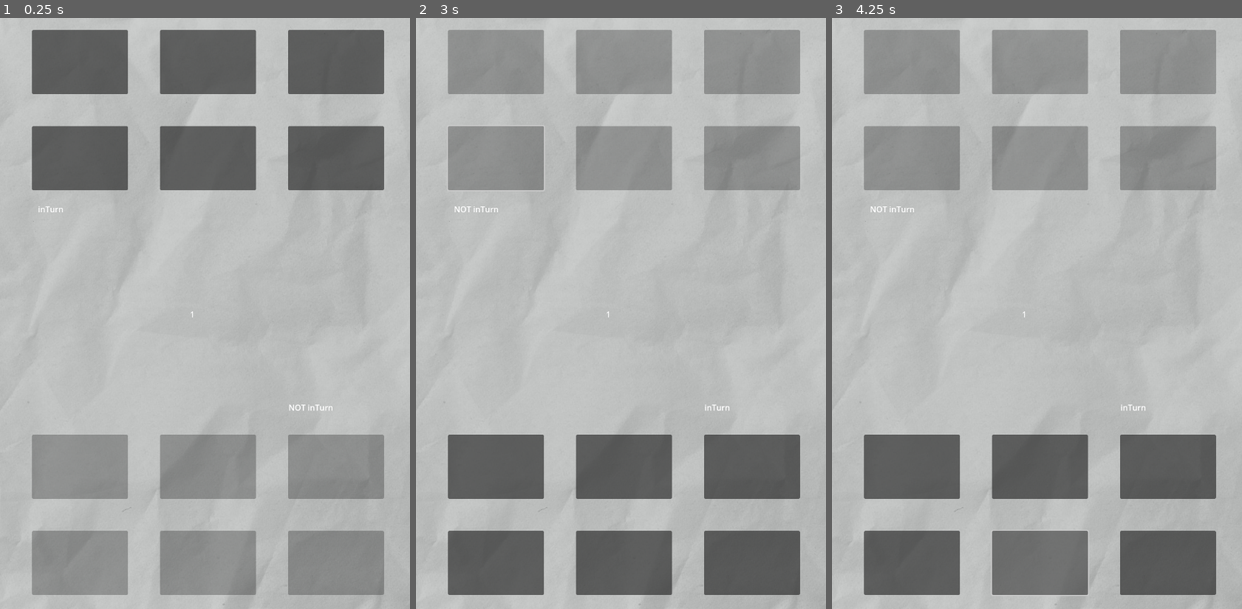
Above: before the commit, frames 1-3 (left to right).
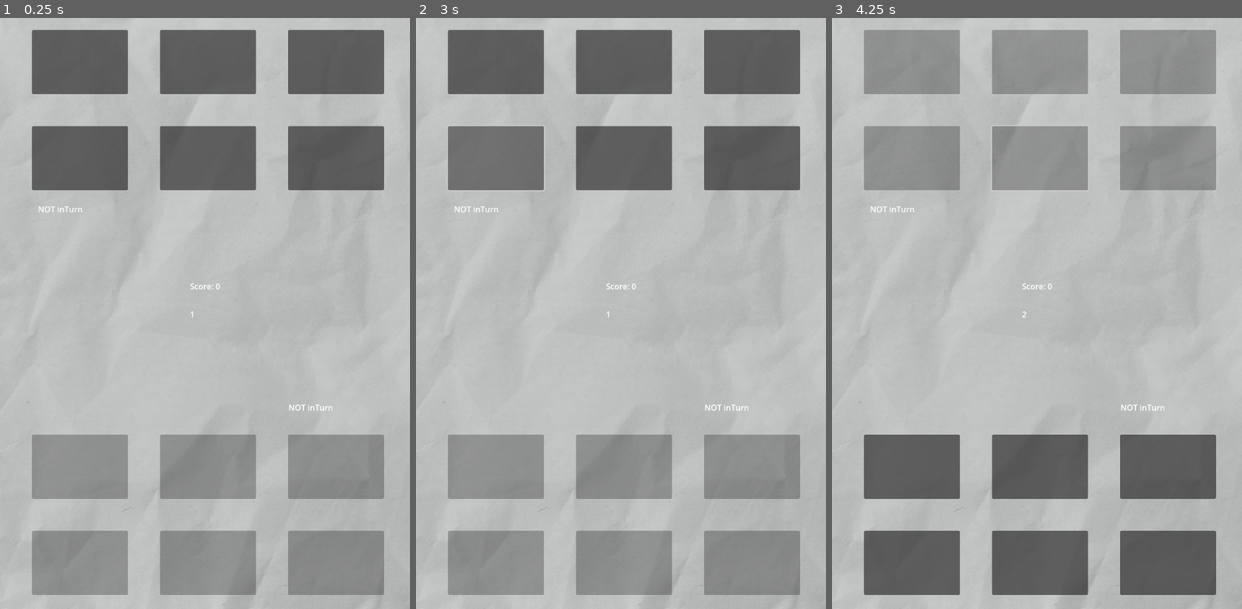
Above: after the commit, the same moments.

Repository: ronjang/cifer
Game: Godot game, scene res://node_2d.tscn
Same seed, same stepped clock (60 frames per second), same inputs: the game is played once before the commit and once after it.
Inputs (mouse positions are in pixels of both pictures, inside the frame that each line leads up to; where the layout moved, square brackets give the same spot in the first picture):
- Up to frame 1 (0.25 s): no input
- Up to frame 2 (3 s): click (498, 59) at 0.5 s; click (625, 59) at 1.25 s; click (752, 59) at 2 s; click (498, 159) at 2.75 s
- Up to frame 3 (4.25 s): click (1041, 159) [1041, 561] at 3.5 s

The runs differ from the first frame. In frame 1, less than 0.1% of the frame differs, in the area x 9-54%, y 31-46%; in frame 2, 31%, in the area x 7-94%, y 2-98%; in frame 3, 0.1%.

Commit message:
turn logic working, score system implemented, separated player scripts

Diff:
--- a/player.gd
+++ b/Playerdown.gd
@@ -5,8 +5,11 @@
 @export var amountOfTaps : int = 3
 
 
-var isInTurn : bool = false
-var canTap : bool = true
+var isInTurn : bool
+var isGuessing : bool
+var isSetting : bool
+var isWaiting : bool
+var canTap : bool
 
 var tapCooldown : float = 0.5
 
@@ -25,22 +28,24 @@
 
 func _process(delta):
 	updateButtons()
+	updateTurnIndicator()
 
 
 func updateButtons():
-	if isInTurn == true:
-		if tappedButtons.size() <= amountOfTaps:
-				if canTap == true:
-					$turnIndicator.text = "inTurn"
-					activate()
-	else:
-		$turnIndicator.text = "NOT inTurn"
-	if tappedButtons.size() == amountOfTaps+1:
+	if tappedButtons.size() <= amountOfTaps:
+			if canTap == true:
+				$TurnIndicator.text = "inTurn"
+	if tappedButtons.size() == amountOfTaps:
 		Player_done_setting.emit()
 		tappedButtons.clear()
-		isInTurn = false
 		canTap = false
-		deactivate()
+
+func updateTurnIndicator():
+	if isInTurn == true:
+		$TurnIndicator.text = "inTurn"
+	else:
+		if isInTurn == false:
+			$TurnIndicator.text = "NOT inTurn"
 
 func activate():
 	buttonController.activate()
--- /dev/null
+++ b/Playerup.gd
@@ -0,0 +1,54 @@
+extends Node2D
+
+
+@onready var buttonController = $Buttons
+@export var amountOfTaps : int = 3
+
+
+var isInTurn : bool
+var isGuessing : bool
+var isSetting : bool
+var isWaiting : bool
+var canTap : bool
+
+var tapCooldown : float = 0.5
+
+var tappedButtons = []
+var missclicks = 0
+signal Player_done_setting
+
+
+
+
+
+
+func _ready():
+	pass
+
+
+func _process(delta):
+	updateButtons()
+	updateTurnIndicator()
+
+
+func updateButtons():
+	if tappedButtons.size() <= amountOfTaps:
+			if canTap == true:
+				$TurnIndicator.text = "inTurn"
+	if tappedButtons.size() == amountOfTaps:
+		Player_done_setting.emit()
+		tappedButtons.clear()
+		canTap = false
+
+func updateTurnIndicator():
+	if isInTurn == true:
+		$TurnIndicator.text = "inTurn"
+	else:
+		if isInTurn == false:
+			$TurnIndicator.text = "NOT inTurn"
+
+func activate():
+	buttonController.activate()
+
+func deactivate():
+	buttonController.deactivate()
--- a/buttonsdown.gd
+++ b/buttonsdown.gd
@@ -44,6 +44,7 @@
 	button5.disabled = false
 	button6.disabled = false
 
+
 func deactivate():
 	button1.disabled = true
 	button2.disabled = true
--- a/gamelogic.gd
+++ b/gamelogic.gd
@@ -5,8 +5,13 @@
 var currentCooldown
 var currentAmountOfTaps
 var whoIsInTurn
+var whoIsTapping
+var gameState
 var score : int = 0
+var baseScore : float = 100
+var turnsTaken : int = 0
 var actualButtons = []
+var tappedButtons = []
 
 
 
@@ -16,10 +21,15 @@
 
 func _ready():
 	setStage(1)
+	controlTurns()
 	changeTurns(1)
+	stageIndicator.clear()
+	stageIndicator.add_text("1")
+	currentStage = 1
+	score = 0
+	turnsTaken = 0
 
 func _process(delta):
-	controlTurns()
 	updateScore()
 
 func setStage(stage: int):
@@ -28,41 +38,43 @@
 	match stage:
 		1:
 			stageIndicator.add_text("1")
+			currentStage = 1
 			currentCooldown = 0.5
 			currentMultiplier = 1
 			currentAmountOfTaps = 3
 		2:
 			stageIndicator.add_text("2")
+			currentStage = 2
 			currentCooldown = 0.5
 			currentMultiplier = 1.2
 			currentAmountOfTaps = 5
 		3:
 			stageIndicator.add_text("3")
+			currentStage = 3
 			currentCooldown = 0.5
 			currentMultiplier = 1.6
 			currentAmountOfTaps = 7
 		4:
 			stageIndicator.add_text("4")
+			currentStage = 4
 			currentCooldown = 0.5
 			currentMultiplier = 1.8
 			currentAmountOfTaps = 8
 		5:
 			stageIndicator.add_text("5")
+			currentStage = 5
 			currentCooldown = 0.5
 			currentMultiplier = 2
 			currentAmountOfTaps = 9
 		6:
 			stageIndicator.add_text("6")
+			currentStage = 6
 			currentCooldown = 0.5
 			currentMultiplier = 2.5
 			currentAmountOfTaps = 10
 
-func controlTurns():
-	if $Playerdown.isInTurn && $Playerup.isInTurn == false:
-		whoIsInTurn == null
-		$Playerdown.deactivate()
-		$Playerup.deactivate()
-		return null
+
+
 
 func updateScore():
 	scoreNode.clear()
@@ -73,42 +85,73 @@
 
 func checkIfButtonsWereCorrect(tapped, actual) -> bool:
 	if tapped == actual:
+		print("correct Answer!")
+		giveScore(baseScore * currentMultiplier)
 		return true
 	else:
 		return false
 
+
+func controlTurns():
+	match whoIsInTurn:
+		'$Playerup':
+			tappedButtons = $Playerup.tappedButtons.duplicate()
+		'$Playerdown':
+			tappedButtons = $Playerdown.tappedButtons.duplicate()
+	if turnsTaken % 2 == 0:
+		if $Playerup.isInTurn:
+			$Playerup.isInTurn = false
+			$Playerdown.isInTurn = true
+		else:
+			if $Playerdown.isInTurn:
+				$Playerup.isInTurn = true
+				$Playerdown.isInTurn = false
+		currentStage += 1
+		setStage(currentStage)
+		setCorrectButtons()
+		print("tappedButtons ", tappedButtons)
+		print("actualButtons ", actualButtons)
+		checkIfButtonsWereCorrect(tappedButtons, actualButtons)
+		turnsTaken += 1
+		print("changed turns")
+
+
+
+
 func setCorrectButtons():
-	if whoIsInTurn != null:
-		match whoIsInTurn:
+	if whoIsTapping != null:
+		match whoIsTapping:
 			'$Playerup':
 				actualButtons = $Playerup.tappedButtons.duplicate()
 			'$Playerdown':
 				actualButtons = $Playerdown.tappedButtons.duplicate()
 
+
 func changeTurns(player:int):
-	print("changed turns")
-	setCorrectButtons()
+	controlTurns()
 	match player:
 		1:
-			whoIsInTurn = '$Playerup'
-			$Playerup.isInTurn = true
-			$Playerdown.isInTurn = false
+			whoIsTapping = '$Playerup'
+			$Playerup.amountOfTaps = currentAmountOfTaps
 			$Playerup.canTap = true
 			$Playerdown.canTap = false
 			$Playerdown.deactivate()
 			$Playerup.activate()
 		2:
-			whoIsInTurn = '$Playerdown'
-			$Playerup.isInTurn = false
-			$Playerdown.isInTurn = true
+			whoIsTapping = '$Playerdown'
+			$Playerdown.amountOfTaps = currentAmountOfTaps
 			$Playerup.canTap = false
 			$Playerdown.canTap = true
+			$Playerup.deactivate()
 			$Playerdown.activate()
+		3:
+			whoIsTapping == null
+			$Playerup.canTap = false
+			$Playerup.isInTurn = false
+			$Playerdown.canTap = false
+			$Playerdown.isInTurn = false
+			$Playerdown.deactivate()
 			$Playerup.deactivate()
-		3:
-			whoIsInTurn == null
-
-
 
 
 
--- a/node_2d.tscn
+++ b/node_2d.tscn
@@ -1,20 +1,14 @@
-[gd_scene load_steps=6 format=3 uid="uid://g5wpd4brrgh1"]
+[gd_scene load_steps=7 format=3 uid="uid://g5wpd4brrgh1"]
 
+[ext_resource type="Script" path="res://Gamelogic.gd" id="1_eu2t3"]
 [ext_resource type="Texture2D" uid="uid://cgtfmqof3pkc8" path="res://background.png" id="1_oy4gk"]
-[ext_resource type="Script" path="res://gamelogic.gd" id="1_pdeob"]
-[ext_resource type="Script" path="res://player.gd" id="2_i13g4"]
-[ext_resource type="Script" path="res://buttonsup.gd" id="4_7fwip"]
-[ext_resource type="Script" path="res://buttonsdown.gd" id="5_fdgvu"]
+[ext_resource type="Script" path="res://Playerup.gd" id="3_cis15"]
+[ext_resource type="Script" path="res://Buttonsup.gd" id="4_82vww"]
+[ext_resource type="Script" path="res://Playerdown.gd" id="5_0wgre"]
+[ext_resource type="Script" path="res://Buttonsdown.gd" id="6_y0gf3"]
 
 [node name="World" type="Node2D"]
-script = ExtResource("1_pdeob")
-
-[node name="Score" type="RichTextLabel" parent="."]
-offset_left = 275.0
-offset_top = 499.0
-offset_right = 379.0
-offset_bottom = 539.0
-rotation = -3.14159
+script = ExtResource("1_eu2t3")
 
 [node name="Sprite2D" type="Sprite2D" parent="."]
 position = Vector2(408, 600)
@@ -22,10 +16,10 @@
 texture = ExtResource("1_oy4gk")
 
 [node name="Playerup" type="Node2D" parent="."]
-script = ExtResource("2_i13g4")
+script = ExtResource("3_cis15")
 
 [node name="Buttons" type="Node2D" parent="Playerup"]
-script = ExtResource("4_7fwip")
+script = ExtResource("4_82vww")
 
 [node name="Button1" type="Button" parent="Playerup/Buttons"]
 offset_left = 64.0
@@ -63,7 +57,7 @@
 offset_right = 768.0
 offset_bottom = 344.0
 
-[node name="turnIndicator" type="RichTextLabel" parent="Playerup"]
+[node name="TurnIndicator" type="RichTextLabel" parent="Playerup"]
 offset_left = 76.0
 offset_top = 370.0
 offset_right = 192.0
@@ -71,10 +65,10 @@
 text = "inTurn"
 
 [node name="Playerdown" type="Node2D" parent="."]
-script = ExtResource("2_i13g4")
+script = ExtResource("5_0wgre")
 
 [node name="Buttons" type="Node2D" parent="Playerdown"]
-script = ExtResource("5_fdgvu")
+script = ExtResource("6_y0gf3")
 
 [node name="Button1" type="Button" parent="Playerdown/Buttons"]
 offset_left = 64.0
@@ -112,7 +106,7 @@
 offset_right = 768.0
 offset_bottom = 1152.0
 
-[node name="turnIndicator" type="RichTextLabel" parent="Playerdown"]
+[node name="TurnIndicator" type="RichTextLabel" parent="Playerdown"]
 offset_left = 577.0
 offset_top = 766.0
 offset_right = 693.0
@@ -120,6 +114,15 @@
 text = "inTurn"
 
 [node name="AudioStreamPlayer2D" type="AudioStreamPlayer2D" parent="."]
+
+[node name="Score" type="RichTextLabel" parent="."]
+clip_contents = false
+offset_left = 380.0
+offset_top = 524.0
+offset_right = 604.0
+offset_bottom = 564.0
+text = "0
+"
 
 [node name="StageIndicator" type="RichTextLabel" parent="."]
 offset_left = 380.0
Not shown, changed: .gitignore
Not shown, added: TODO.md
